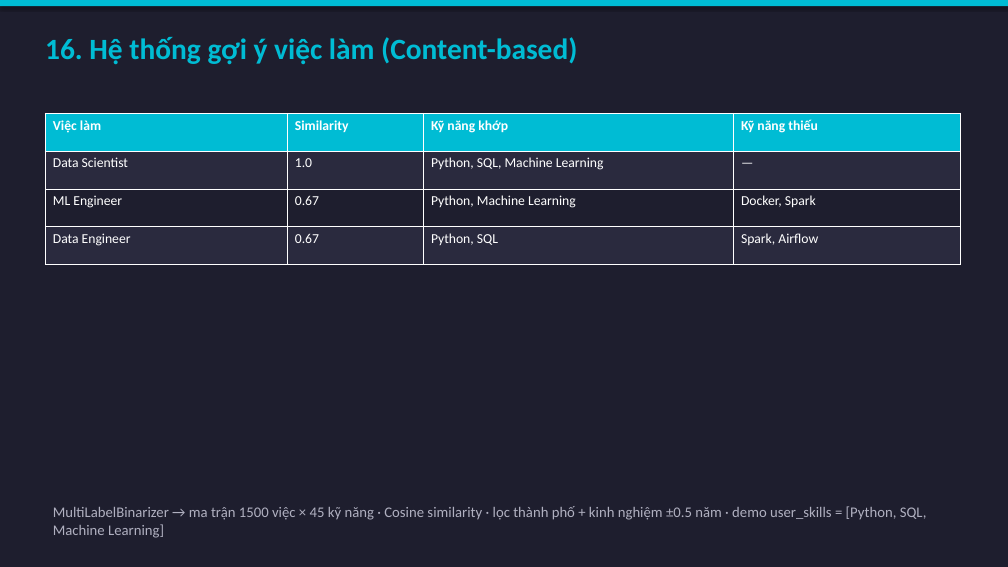
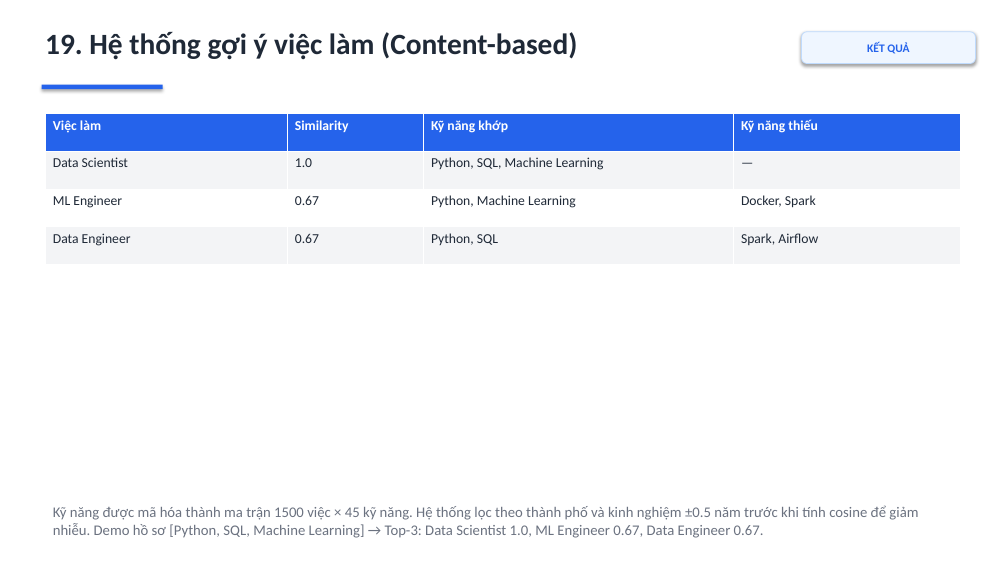
Before and after one commit to ThuyLoiLerning/KhoaHocDuLieu, a slide deck: slide 19 of reports/slides/TrinhBay_ChuyenDe4.pptx (slide 16 before the commit). Drawn at 1008x567 pixels with LibreOffice and Linux fonts; fonts in the diff are those of the drawing. Boxes give left, top, right and bottom in pixels: in the first picture for what was removed or moved away, otherwise in the second. Text is boxed around its words. In the diff, an @@ line names an element or a change of style, - is before the commit and + after.

```diff
--- a/reports/slides/TrinhBay_ChuyenDe4.pptx
+++ b/reports/slides/TrinhBay_ChuyenDe4.pptx
@@ background #1E1E2E to #FFFFFF @@
@@ rectangle removed at (0,0,1008,6) @@
@@ text at (45,32,577,60): text changed; text colour #00BCD4 to #1F2937 @@
-16. Hệ thống gợi ý việc làm (Content-based)
+19. Hệ thống gợi ý việc làm (Content-based)
@@ rounded rectangle added at (802,32,975,64), fill #EFF6FF, outline #BFDBFE 0.75 pt, 11 pt, text #2563EB, bold @@
+KẾT QUẢ
@@ rectangle added at (42,85,163,89), fill #2563EB @@
@@ table at (45,113,960,265) @@
@@ fill #00BCD4 to #2563EB in row 1 @@
@@ fill #2A2A3E to #F3F4F6 in 8 cells @@
@@ fill #1E1E2E to #FFFFFF in row 3 @@
@@ text colour #FFFFFF to #1F2937 in "Data Scientist", "1.0", "Python, SQL, Machine Learning", "—" and 8 more places @@
@@ text at (53,505,918,538): text changed; text colour #B0B0C0 to #6B7280 @@
-MultiLabelBinarizer → ma trận 1500 việc × 45 kỹ năng · Cosine similarity · lọc thành phố + kinh nghiệm ±0.5 năm · demo user_skills = [Python, SQL, Machine Learning]
+Kỹ năng được mã hóa thành ma trận 1500 việc × 45 kỹ năng. Hệ thống lọc theo thành phố và kinh nghiệm ±0.5 năm trước khi tính cosine để giảm nhiễu. Demo hồ sơ [Python, SQL, Machine Learning] → Top-3: Data Scientist 1.0, ML Engineer 0.67, Data Engineer 0.67.
```
Also in this commit, not shown: 14 other slides changed, 8 slides added, 5 slides removed, 10 other files.
